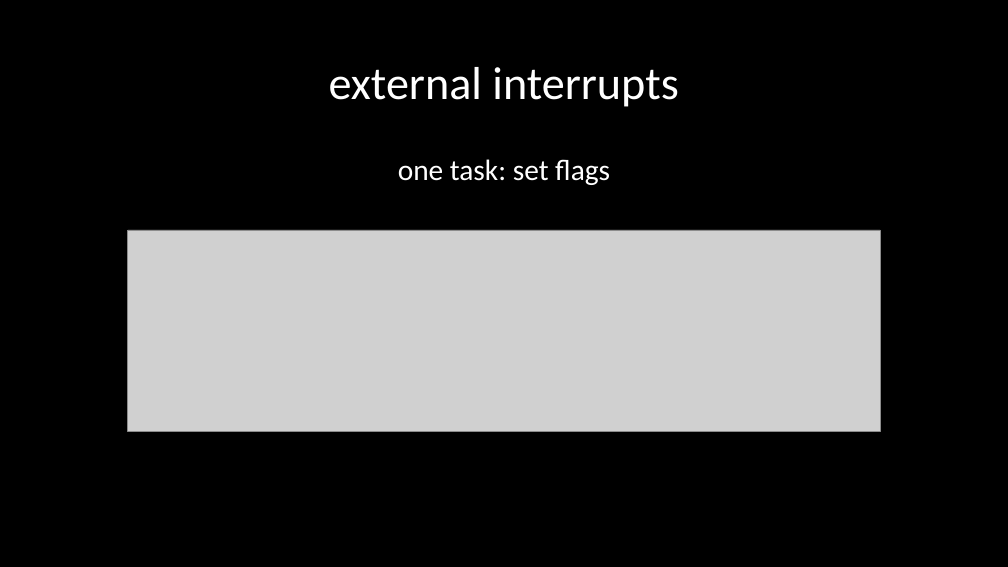
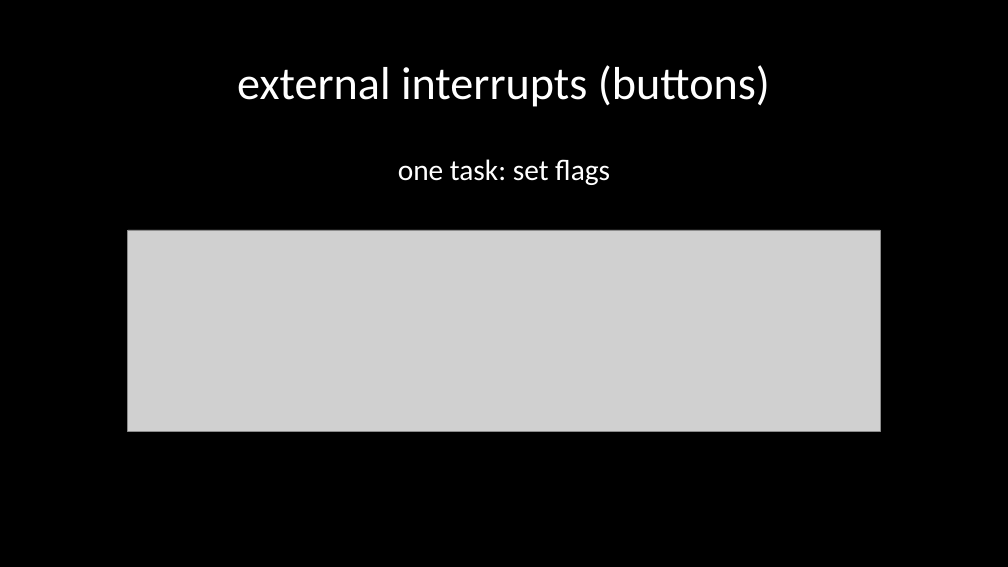
Before and after one commit to sevasch/STM32_metronome, a slide deck: slide 11 of presentation.pptx (slide 10 before the commit). Drawn at 1008x567 pixels with LibreOffice and Linux fonts; fonts in the diff are those of the drawing; grey boxes stand for pictures. Boxes give left, top, right and bottom in pixels: in the first picture for what was removed or moved away, otherwise in the second. Text is boxed around its words. In the diff, an @@ line names an element or a change of style, - is before the commit and + after.

Commit message:
presentation finished

```diff
--- a/presentation.pptx
+++ b/presentation.pptx
@@ title at (237,65,770,107): text changed @@
-external interrupts
+external interrupts (buttons)
```
Also in this commit, not shown: 2 other slides changed, 1 slide added.
